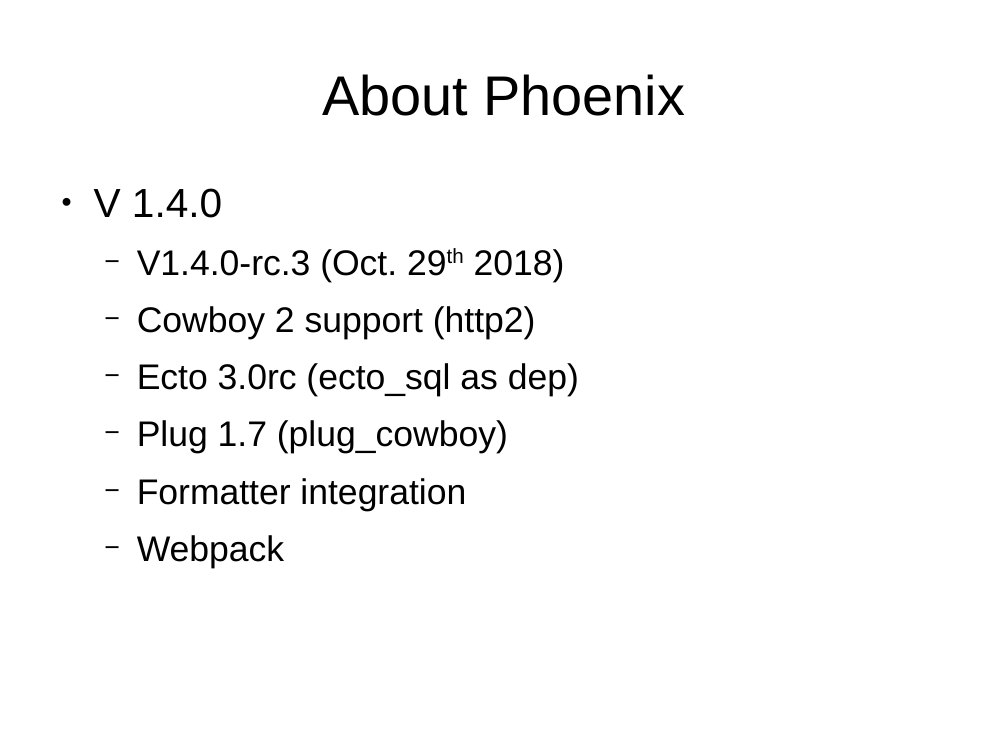
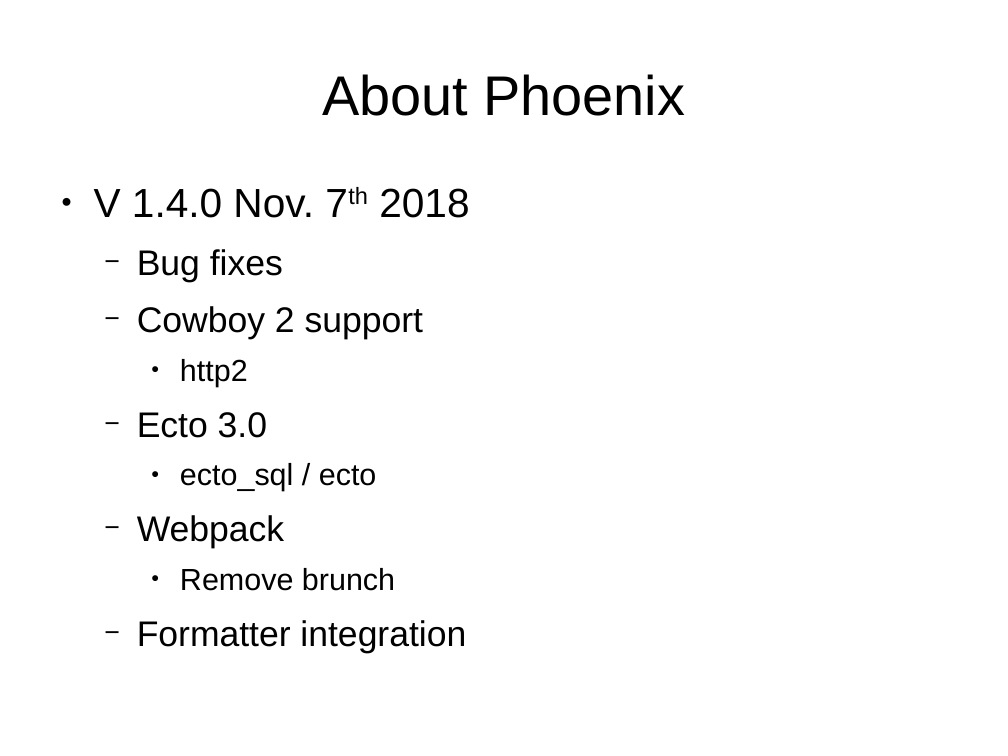
Before and after one commit to ramortegui/talks, a slide deck: slide 3 of odps/working_with_phoenix.odp. Drawn at 1008x756 pixels with LibreOffice and Linux fonts; fonts in the diff are those of the drawing. Boxes give left, top, right and bottom in pixels: in the first picture for what was removed or moved away, otherwise in the second. Text is boxed around its words. In the diff, an @@ line names an element or a change of style, - is before the commit and + after.

Commit message:
Remove Agenda Organize phoenix items Update phoenix to 1.4.0

```diff
--- a/odps/working_with_phoenix.odp
+++ b/odps/working_with_phoenix.odp
@@ text at box(94, 188, 469, 591): text changed @@
-● V 1.4.0
-  − V1.4.0-rc.3 (Oct. 29th 2018)
-  − Cowboy 2 support (http2)
-  − Ecto 3.0rc (ecto_sql as dep)
-  − Plug 1.7 (plug_cowboy)
+● V 1.4.0 Nov. 7th 2018
+  − Bug fixes
+  − Cowboy 2 support
+    ● http2
+  − Ecto 3.0
+    ● ecto_sql / ecto
+  − Webpack
+    ● Remove brunch
@@ text at box(137, 535, 284, 568): paragraph removed @@
-  − Webpack
```
Also in this commit, not shown: 3 other slides changed, 1 slide added, 1 slide removed.
